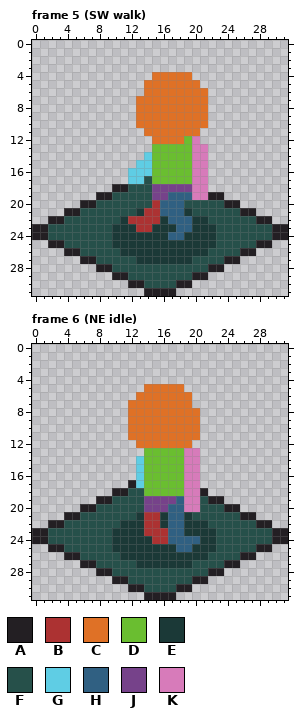
Pixel-art file -- Assets/Sprites/iso-char-sprite.aseprite. The picture above was drawn from the file before the commit.
32x32 pixels, 6 frames. Shown: frame 5 (SW walk), frame 6 (NE idle). The commit also changed other frames, which this record leaves out.
Palette (. is transparent): A #231f23  B #ac3232  C #df7126  D #6abe30  E #1b3937  F #26504a  G #5fcde4  H #306082  J #76428a  K #d77bba
The result:
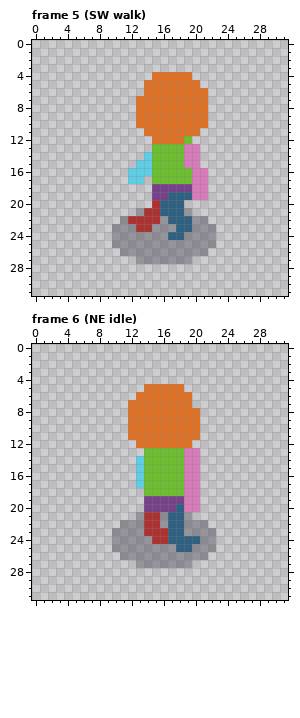
From the commit log: progress on "back" walking anim
The exact change:
layer "tile" now hidden
Colour E changes from #1b3937 to #22203454.
Frame 5 (SW walk):
Colour D becomes colour K in rows 13 to 15 at x 19.
The author cleared colour A in row 18 at x 10 to 11; in row 19 at x 8 to 9 and 22 to 23; in row 20 at x 6 to 7 and 24 to 25; in row 21 at x 4 to 5 and 26 to 27; in row 22 at x 2 to 3 and 28 to 29; in rows 23 to 24 at x 0 to 1 and 30 to 31.
The author cleared colour A in row 25 at x 2 to 3 and 28 to 29; in row 26 at x 4 to 5 and 26 to 27; in row 27 at x 6 to 7 and 24 to 25; in row 28 at x 8 to 9 and 22 to 23; in row 29 at x 10 to 11 and 20 to 21; in row 30 at x 12 to 13 and 18 to 19.
The author cleared colour A in row 31 at x 14 to 17.
The author cleared colour F in row 17 at x 14; in row 18 at x 12 to 14; in row 19 at x 10 to 14; in row 20 at x 8 to 14 and 19 to 23; in row 21 at x 6 to 12 and 20 to 25; in row 22 at x 4 to 10 and 22 to 27.
The author cleared colour F in rows 23 to 24 at x 2 to 9 and 23 to 29; in row 25 at x 4 to 9 and 23 to 27; in row 26 at x 6 to 10 and 22 to 25; in row 27 at x 8 to 12 and 20 to 23; in row 28 at x 10 to 21; in row 29 at x 12 to 19.
The author cleared colour F in row 30 at x 14 to 17.
The author cleared colour K in row 12 at x 20; in rows 13 to 15 at x 21.
Frame 6 (NE idle):
Colour H becomes colour J in row 19 at x 18; in row 20 at x 17.
The author cleared colour A in row 17 at x 12; in row 18 at x 10 to 11 and 21; in row 19 at x 8 to 9 and 22 to 23; in row 20 at x 6 to 7 and 24 to 25; in row 21 at x 4 to 5 and 26 to 27; in row 22 at x 2 to 3 and 28 to 29.
The author cleared colour A in rows 23 to 24 at x 0 to 1 and 30 to 31; in row 25 at x 2 to 3 and 28 to 29; in row 26 at x 4 to 5 and 26 to 27; in row 27 at x 6 to 7 and 24 to 25; in row 28 at x 8 to 9 and 22 to 23; in row 29 at x 10 to 11 and 20 to 21.
The author cleared colour A in row 30 at x 12 to 13 and 18 to 19; in row 31 at x 14 to 17.
The author cleared colour F in row 18 at x 12 to 13; in row 19 at x 10 to 13 and 21; in row 20 at x 8 to 13 and 21 to 23; in row 21 at x 6 to 12 and 20 to 25; in row 22 at x 4 to 10 and 22 to 27; in rows 23 to 24 at x 2 to 9 and 23 to 29.
The author cleared colour F in row 25 at x 4 to 9 and 23 to 27; in row 26 at x 6 to 10 and 22 to 25; in row 27 at x 8 to 12 and 20 to 23; in row 28 at x 10 to 21; in row 29 at x 12 to 19; in row 30 at x 14 to 17.
